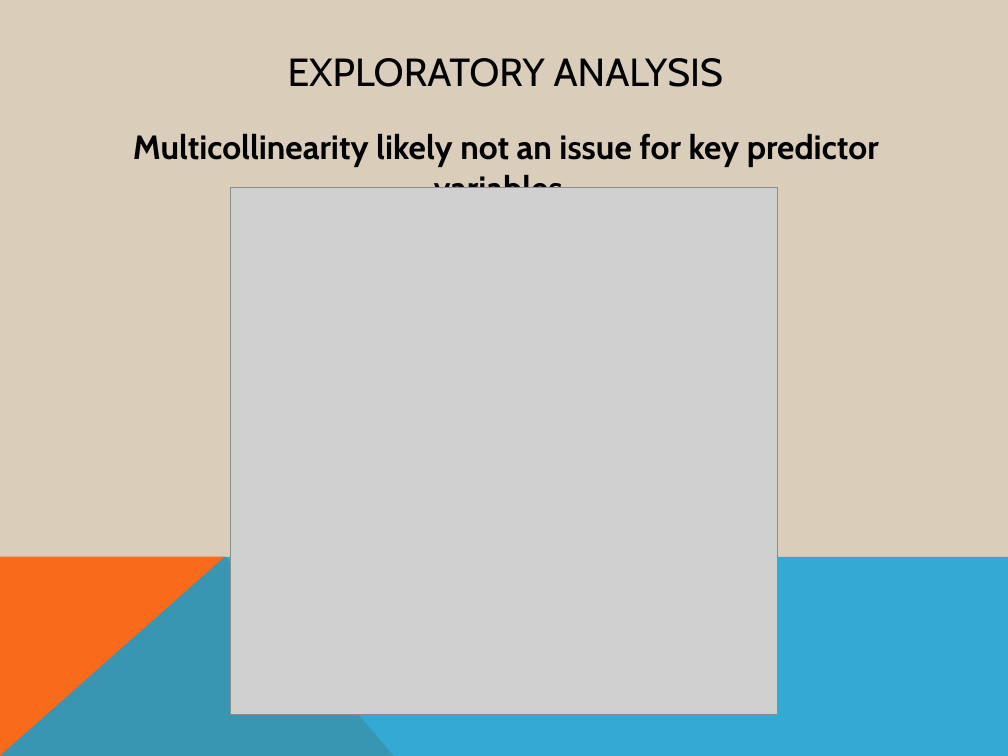
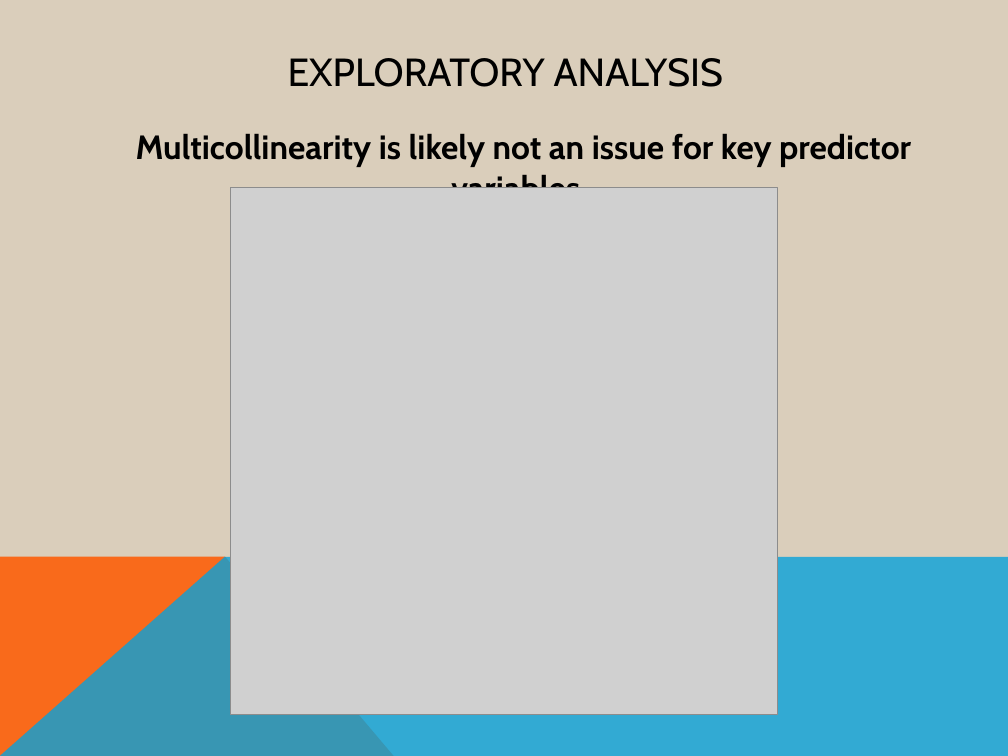
Before and after one commit to AOlden/sb-projects, a slide deck: slide 7 of diabetes_readmission/CP1_deck.pptx. Drawn at 1008x756 pixels with LibreOffice and Linux fonts; fonts in the diff are those of the drawing; grey boxes stand for pictures. Boxes give left, top, right and bottom in pixels: in the first picture for what was removed or moved away, otherwise in the second. Text is boxed around its words. In the diff, an @@ line names an element or a change of style, - is before the commit and + after.

```diff
--- a/diabetes_readmission/CP1_deck.pptx
+++ b/diabetes_readmission/CP1_deck.pptx
@@ text at (x1=136, y1=133, x2=911, y2=167): text changed @@
-Multicollinearity likely not an issue for key predictor variables.
+Multicollinearity is likely not an issue for key predictor variables.
```
Also in this commit, not shown: 9 other slides changed.
